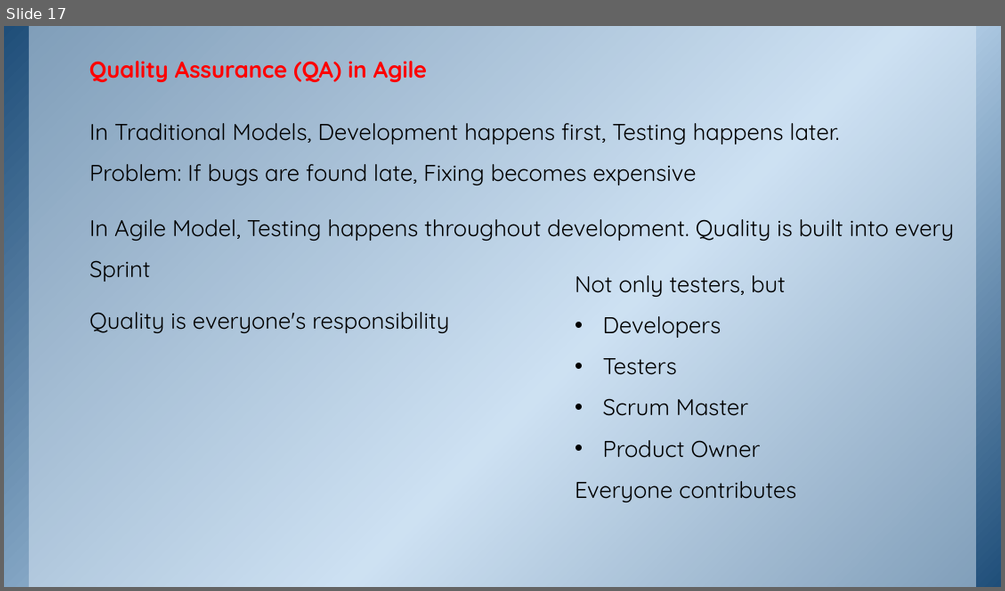
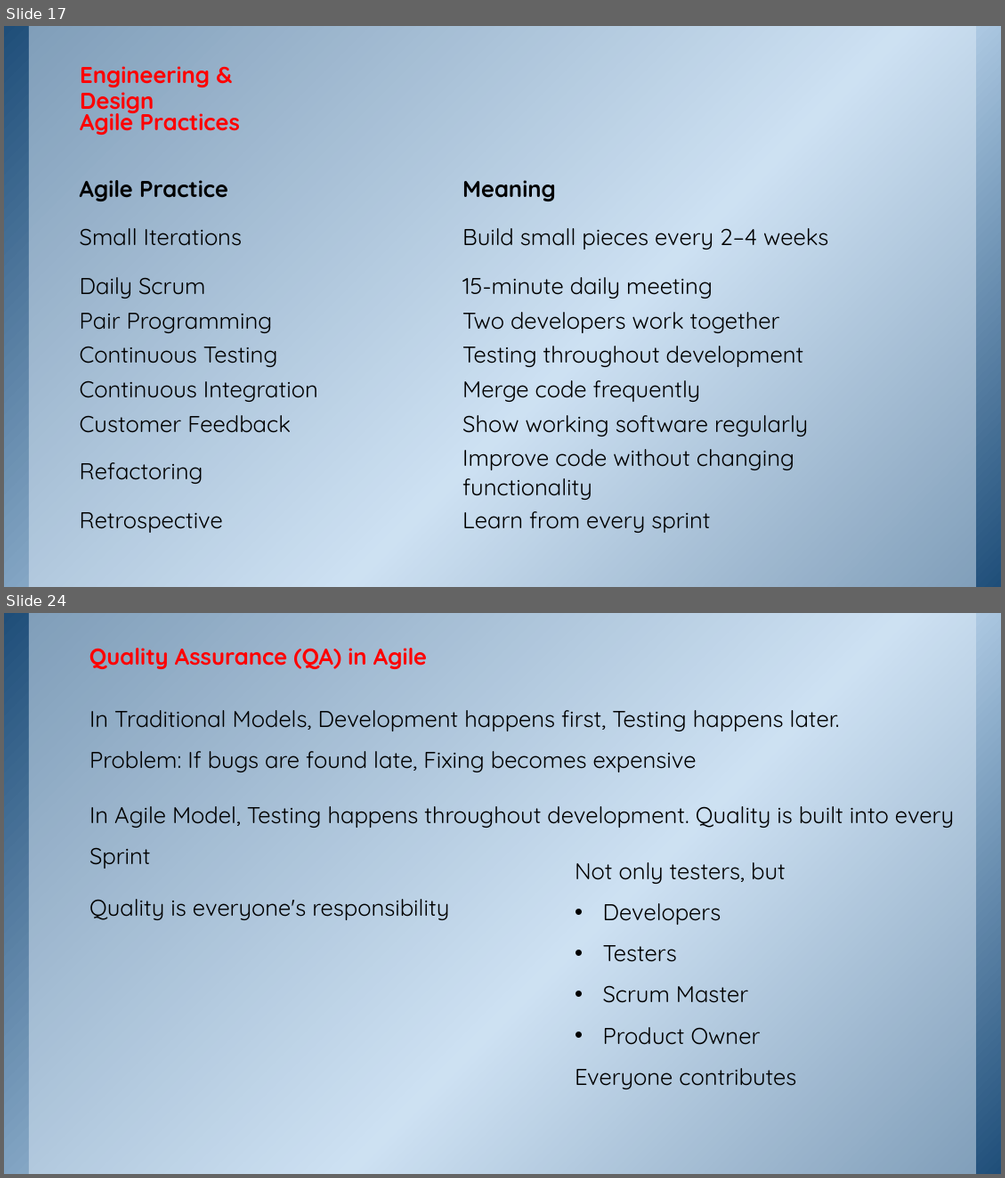
Before and after one commit to ketkiinamdar/IGCOE, a slide deck: TE - Lecture-7-3Aug2026.pptx. Shown one above the other, each under a label of ours: slide 17 before the commit, slides 17 and 24 after it; the slides between them are not shown. The pictures are 1005x591 and 1005x1178 pixels, drawn with LibreOffice and Linux fonts; fonts in the diff are those of the drawing; background and template pictures are left out. Boxes give left, top, right and bottom in pixels: in the first picture for what was removed or moved away, otherwise in the second. Text is boxed around its words. In the diff, an @@ line names an element or a change of style, - is before the commit and + after.

```diff
--- a/TE - Lecture-7-3Aug2026.pptx
+++ b/TE - Lecture-7-3Aug2026.pptx
@@ slide 17 added at (4, 26, 1001, 587), background picture (left out); not listed: 2 template elements that a slide beside it also shows @@
@@ text added at (80, 66, 210, 116), 22 pt, text #FF0000, bold @@
+Engineering & Design
@@ text added at (80, 106, 240, 135), 22 pt, text #FF0000, bold @@
+Agile Practices
@@ table added at (73, 172, 839, 538), 9 rows, 2 columns @@
+Agile Practice | Meaning
+Small Iterations | Build small pieces every 2–4 weeks
+Daily Scrum | 15-minute daily meeting
+Pair Programming | Two developers work together
+Continuous Testing | Testing throughout development
+Continuous Integration | Merge code frequently
+Customer Feedback | Show working software regularly
+Refactoring | Improve code without changing functionality
+Retrospective | Learn from every sprint
@@ what was slide 17 is now slide 24 @@
```
Also in this commit, not shown: 6 other slides added.
